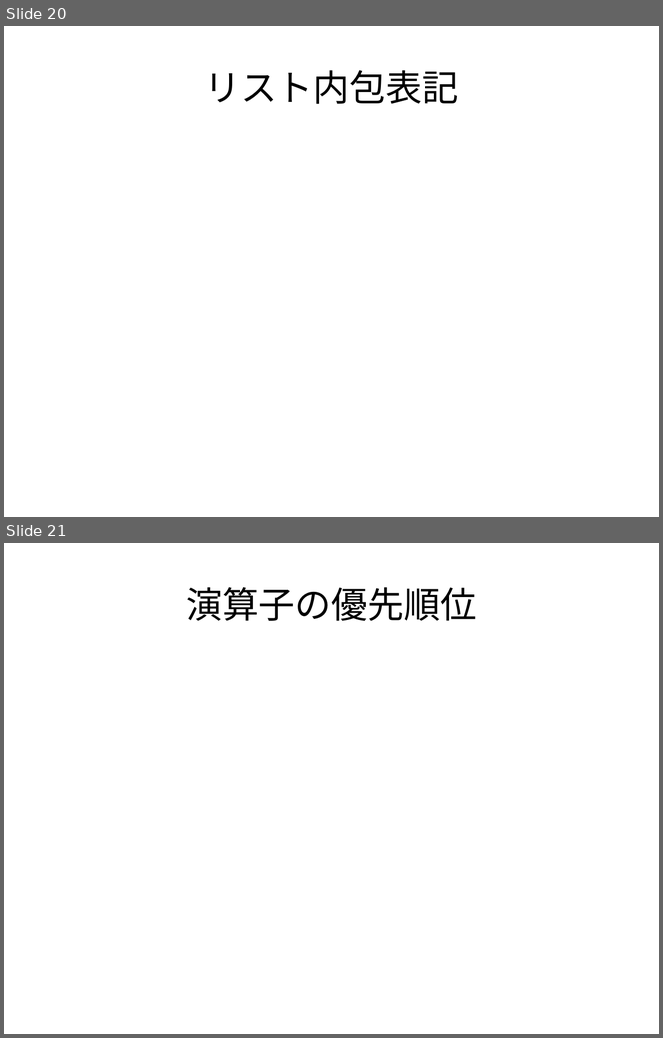
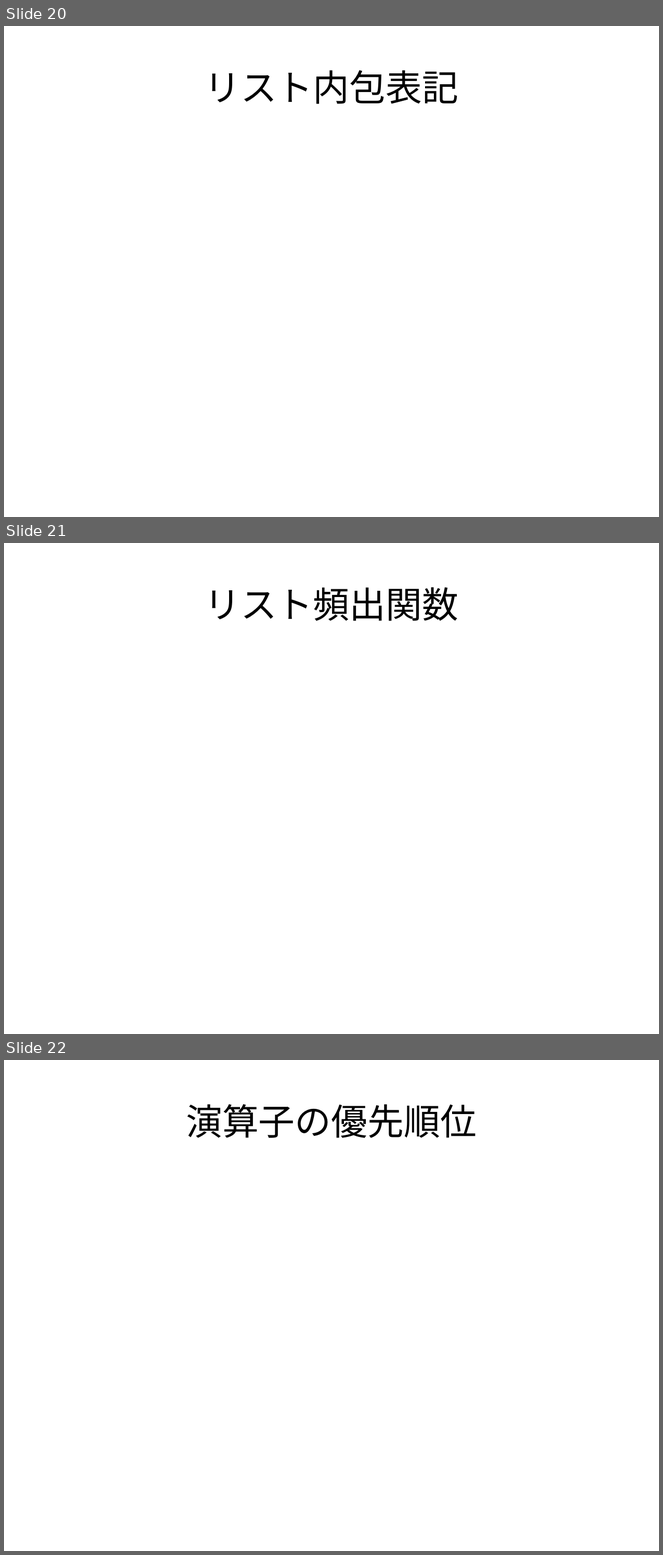
Before and after one commit to nushio3/practice, a slide deck: haskell-teaching/Tsukuba-2016.odp. Shown one above the other, each under a label of ours: slides 20 and 21 before the commit, slides 20, 21 and 22 after it. The pictures are 663x1038 and 663x1555 pixels, drawn with LibreOffice and Linux fonts; fonts in the diff are those of the drawing. Boxes give left, top, right and bottom in pixels: in the first picture for what was removed or moved away, otherwise in the second. Text is boxed around its words. In the diff, an @@ line names an element or a change of style, - is before the commit and + after.

```diff
--- a/haskell-teaching/Tsukuba-2016.odp
+++ b/haskell-teaching/Tsukuba-2016.odp
@@ slide 21 added at (4,543,659,1034), background #FFFFFF @@
@@ title added at (204,587,458,621), 44 pt, text #000000 @@
+リスト頻出関数
@@ what was slide 21 is now slide 22 @@
```
Also in this commit, not shown: 4 slides changed, 1 other slide added, 2 other files.
